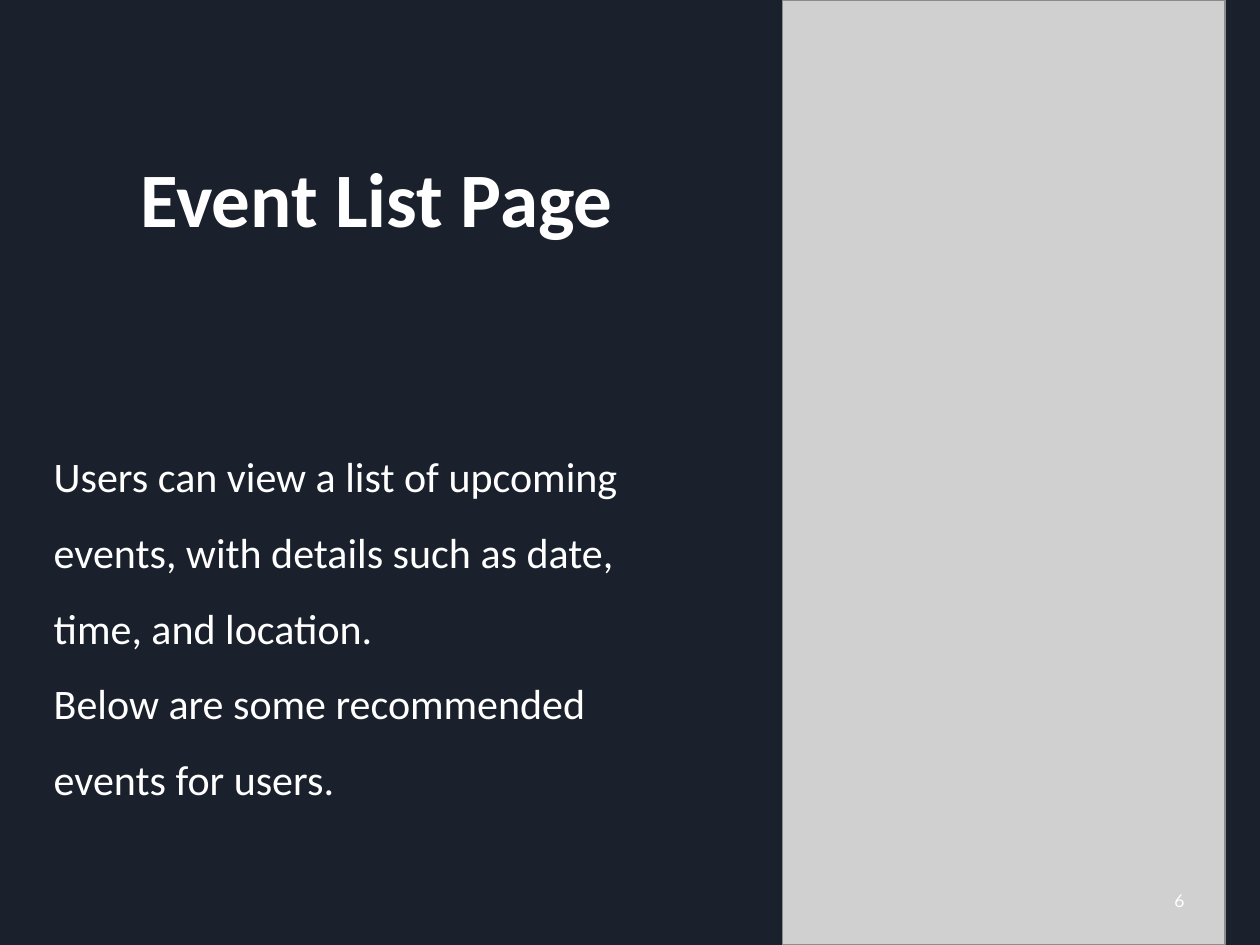
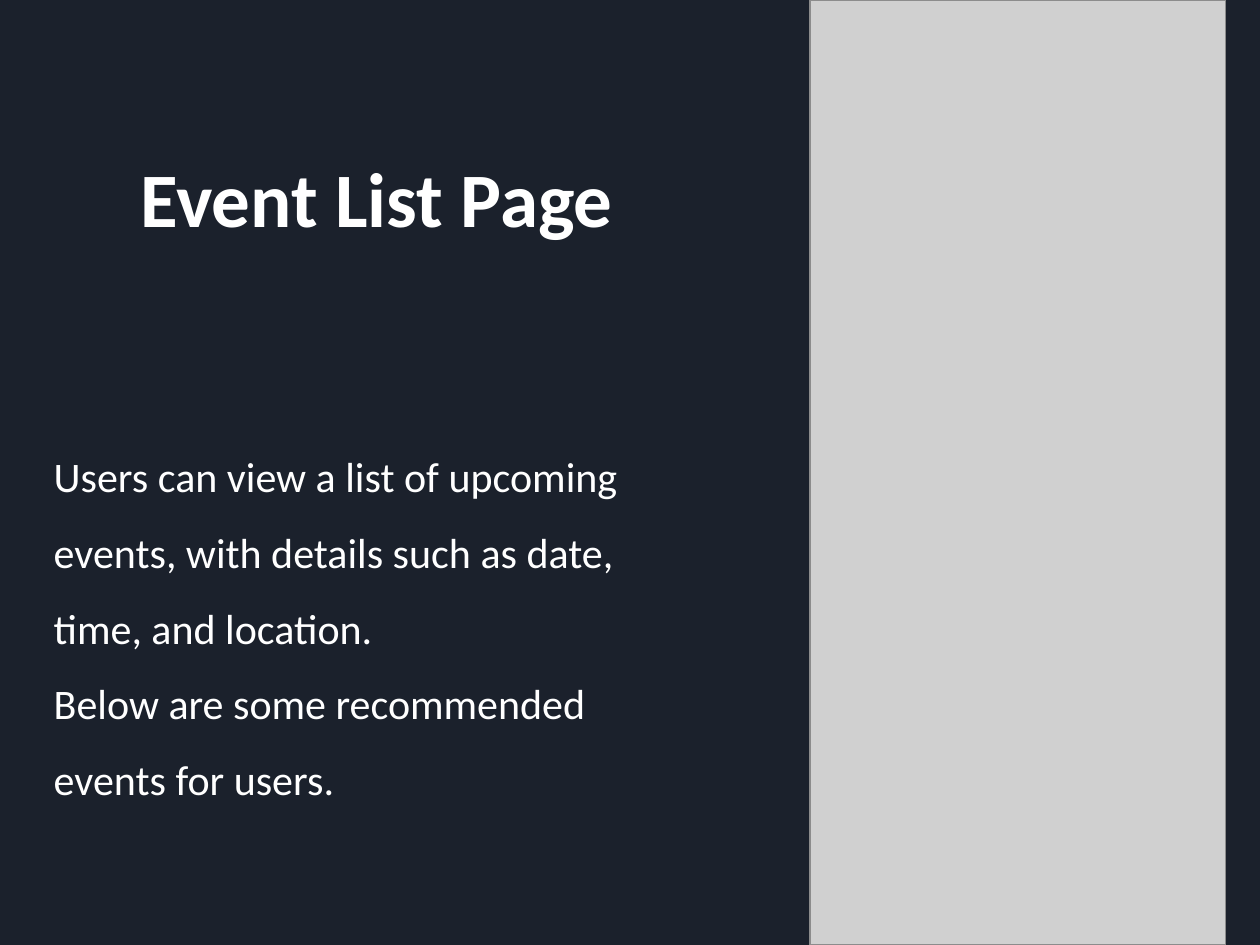
Before and after one commit to YuchenCao1/Jialong-Yuchen-Zihan-Team-BU-Event-Planer, a slide deck: slide 6 of First_PRE.pptx. Drawn at 1260x945 pixels with LibreOffice and Linux fonts; fonts in the diff are those of the drawing; grey boxes stand for pictures. Boxes give left, top, right and bottom in pixels: in the first picture for what was removed or moved away, otherwise in the second. Text is boxed around its words. In the diff, an @@ line names an element or a change of style, - is before the commit and + after.

```diff
--- a/First_PRE.pptx
+++ b/First_PRE.pptx
@@ picture: place and size @@
-picture at (782,0,1225,945)
+picture at (810,0,1226,945)
@@ page number removed at (1174,895,1184,907) @@
-6
```
Also in this commit, not shown: 1 other file.
